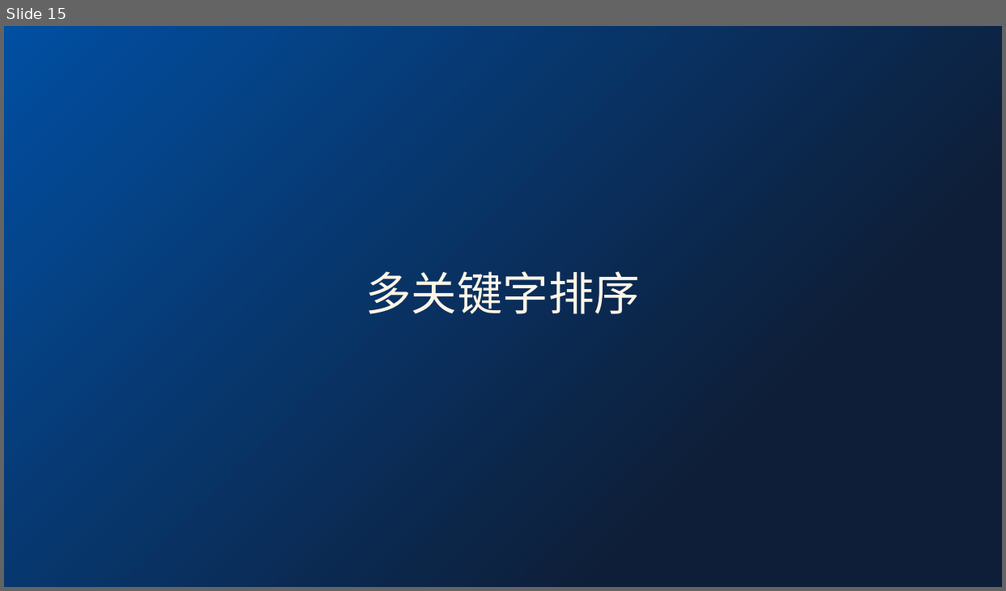
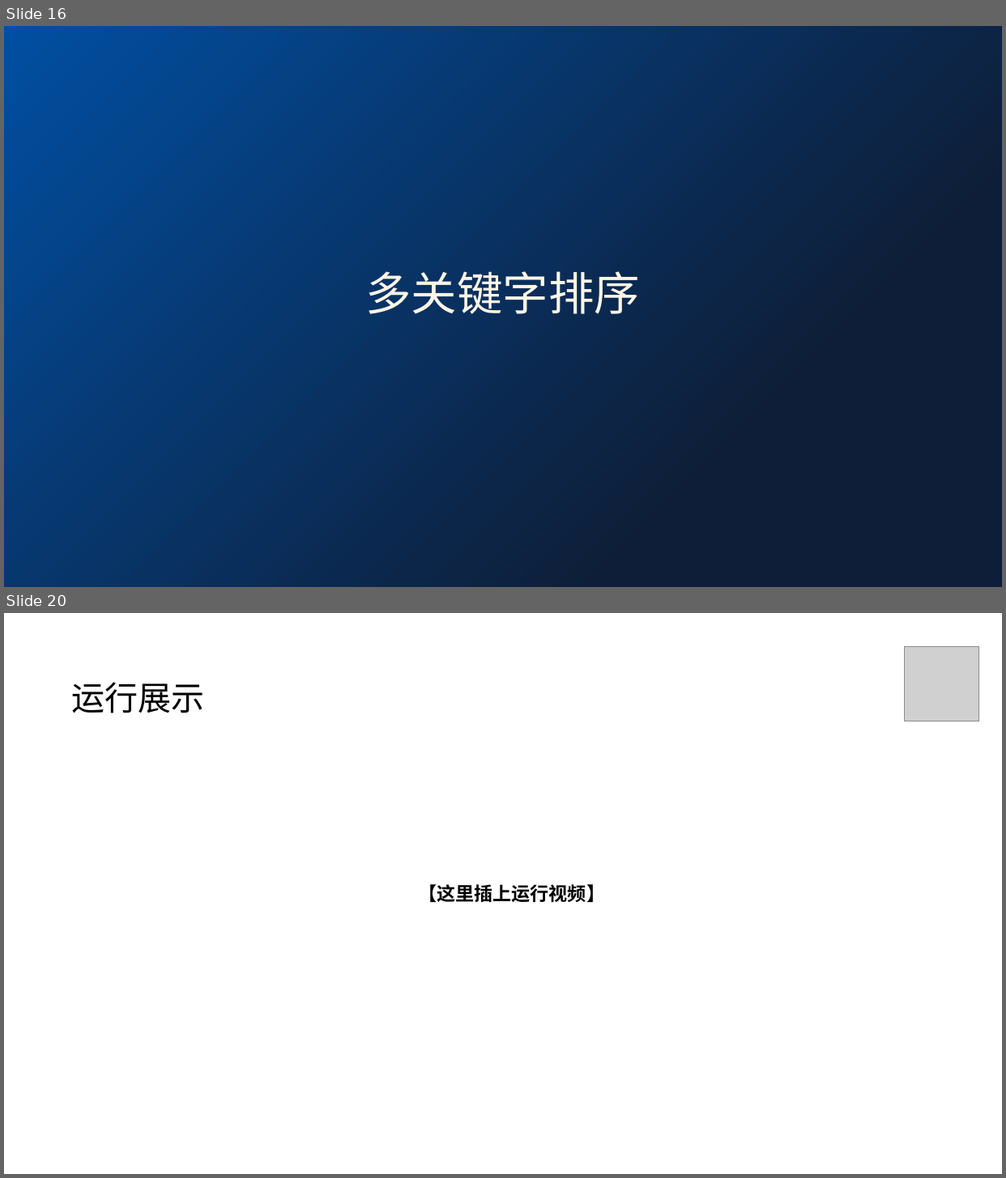
Before and after one commit to Zemdalk/DS-project-work, a slide deck: reports/课堂汇报.pptx. Shown one above the other, each under a label of ours: slide 15 before the commit, slides 16 and 20 after it; the slides between them are not shown. The pictures are 1006x591 and 1006x1178 pixels, drawn with LibreOffice and Linux fonts; fonts in the diff are those of the drawing; grey boxes stand for pictures. Boxes give left, top, right and bottom in pixels: in the first picture for what was removed or moved away, otherwise in the second. Text is boxed around its words. In the diff, an @@ line names an element or a change of style, - is before the commit and + after.

```diff
--- a/reports/课堂汇报.pptx
+++ b/reports/课堂汇报.pptx
@@ slide 20 added at <box>4,613,1002,1174</box>, background #FFFFFF @@
@@ picture added at <box>905,647,979,722</box> @@
@@ text added at <box>72,682,205,713</box>, 32 pt, text #000000 @@
+运行展示
@@ text added at <box>418,884,605,902</box>, 18 pt, text #000000, bold @@
+【这里插上运行视频】
@@ what was slide 15 is now slide 16 @@
```
Also in this commit, not shown: 5 slides changed, 12 other slides added, 1 slide removed.
